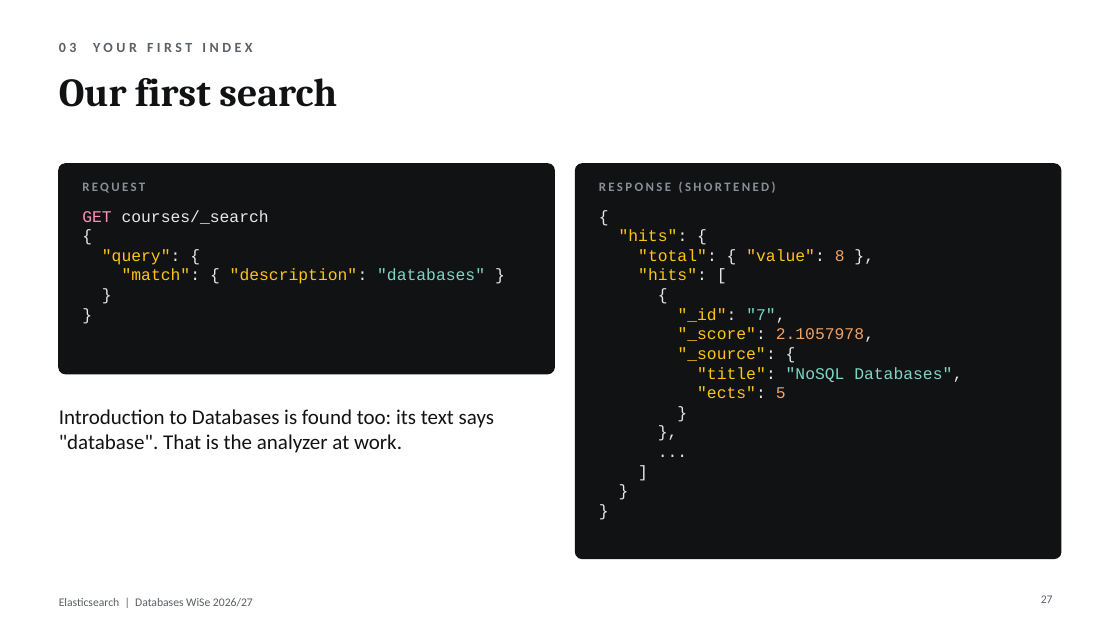
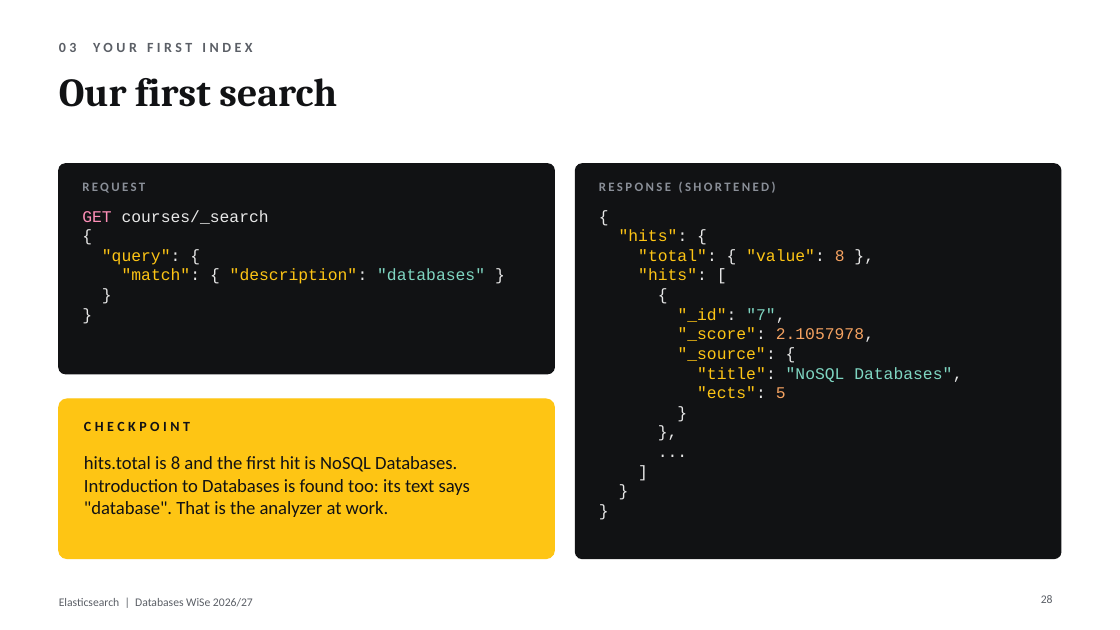
Before and after one commit to rehantariq6000-lab/elasticsearch-seminar, a slide deck: slide 28 of slides/Elasticsearch(RS).pptx (slide 27 before the commit). Drawn at 1120x630 pixels with LibreOffice and Linux fonts; fonts in the diff are those of the drawing. Boxes give left, top, right and bottom in pixels: in the first picture for what was removed or moved away, otherwise in the second. Text is boxed around its words. In the diff, an @@ line names an element or a change of style, - is before the commit and + after.

Commit message:
Update slides (59 slides: get the code, checkpoints, app map, finale, recap) and the presenter guide

```diff
--- a/slides/Elasticsearch(RS).pptx
+++ b/slides/Elasticsearch(RS).pptx
@@ rounded rectangle added at [59,399,555,559], fill #FEC514, outline #FEC514 1 pt @@
@@ text added at [84,422,190,431], 12 pt, text #111214, bold @@
+CHECKPOINT
@@ text at [84,456,470,517]: text changed; size 18 to 16 pt @@
-Introduction to Databases is found too: its text says "database". That is the analyzer at work.
+hits.total is 8 and the first hit is NoSQL Databases. Introduction to Databases is found too: its text says "database". That is the analyzer at work.
@@ page number at [1041,595,1053,603]: text changed @@
-27
+28
```
Also in this commit, not shown: 5 other slides changed, 5 slides added, 1 slide removed, 1 other file.
